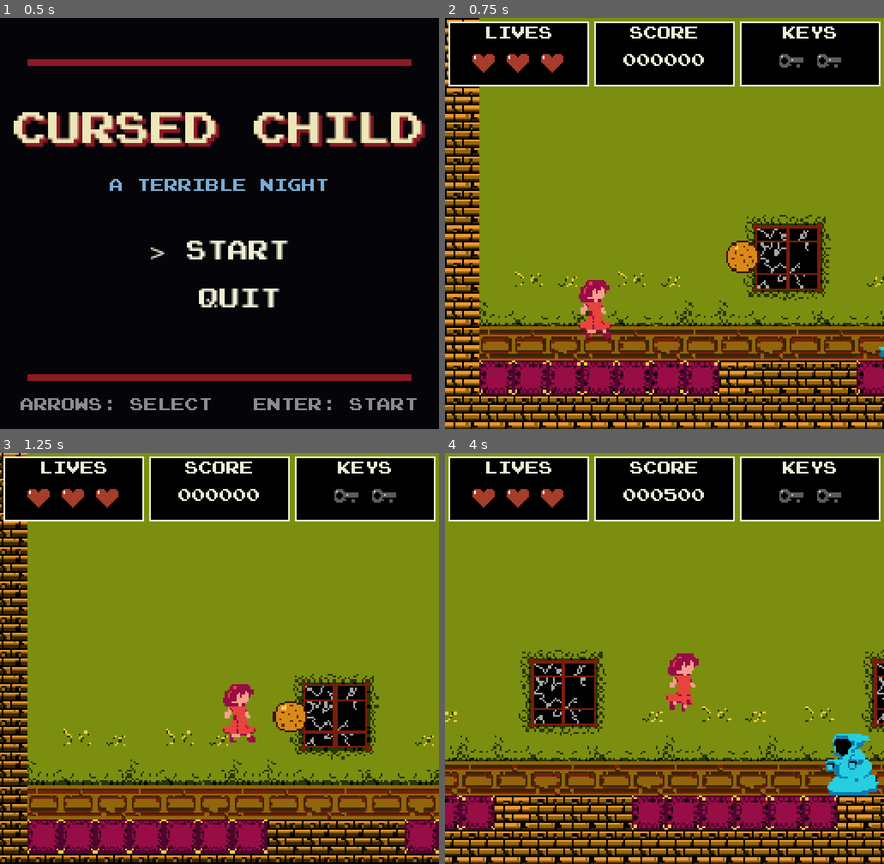
Above: before the commit, frames 1-4 (two rows, left to right).
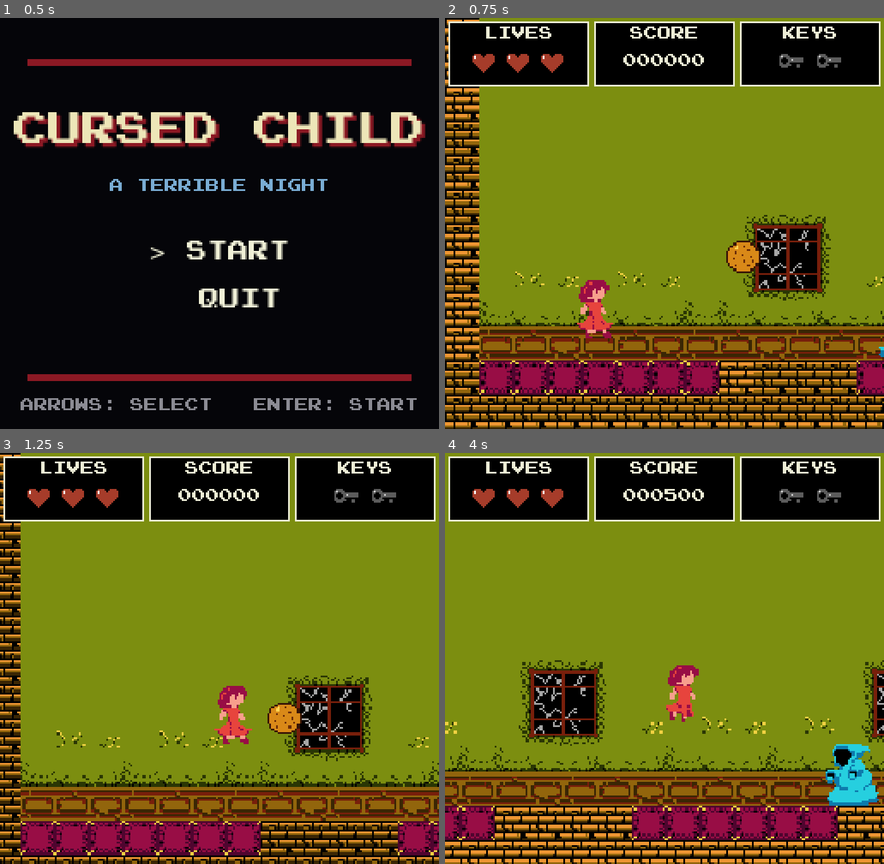
Above: after the commit, the same moments.

Repository: Nafa93/night-curse
Game: Godot game, scene res://scenes/Levels/MainMenu.tscn
Two runs of this game, one before a commit and one after it. Both use one fixed random seed, a clock stepped at 60 frames per second and the inputs below.
Inputs:
- Up to frame 1 (0.5 s): no input
- Up to frame 2 (0.75 s): tap Enter (start) at 0.5 s; hold Right (ui_right) from 0.53 s (still down); hold Enter (start) from 0.53 s (still down)
- Up to frame 3 (1.25 s): keep holding Right (ui_right); keep holding Enter (start); tap X (jump) at 0.77 s
- Up to frame 4 (4 s): release Enter (start) at 1.28 s; tap Z (attack) at 1.35 s; tap X (jump) at 1.52, 3.02, 3.77 s; tap Enter (start) at 1.55, 2.85 s; release Right (ui_right) at 2.03 s; hold Left (ui_left) 2.03-2.78 s; hold Enter (start) 2.03-2.78 s; tap Up (interact) at 2.1 s; hold Right (ui_right) from 2.78 s (still down); hold Enter (start) from 3.53 s (still down)

Frame 1 is identical in both runs. In frame 2, 1.3% of the frame differs, in the area x 0-100%, y 17-100%; in frame 3, 21%; in frame 4, 25%, in the area x 0-100%, y 47-100%.

Commit message:
added door

Diff:
--- a/scenes/Levels/SectionDoor.tscn
+++ b/scenes/Levels/SectionDoor.tscn
@@ -1,32 +1,59 @@
 [gd_scene format=3]
 
 [ext_resource type="Script" path="res://scripts/Levels/section_door.gd" id="1_script"]
-[ext_resource type="Texture2D" path="res://assets/Environment/section_door_16x48_sheet.png" id="2_texture"]
+[ext_resource type="Texture2D" uid="uid://bsmke6a5fmsbk" path="res://assets/Environment/doors-Sheet.png" id="2_texture"]
+[ext_resource type="TileSet" uid="uid://bpo6i70g5wglp" path="res://assets/Tilesets/tileset.tres" id="3_tileset"]
+[ext_resource type="Script" path="res://scripts/Levels/door_backdrop.gd" id="4_backdrop"]
 
 [sub_resource type="AtlasTexture" id="AtlasTexture_closed"]
 atlas = ExtResource("2_texture")
-region = Rect2(0, 0, 16, 48)
+region = Rect2(0, 0, 32, 48)
 
 [sub_resource type="AtlasTexture" id="AtlasTexture_opening_1"]
 atlas = ExtResource("2_texture")
-region = Rect2(16, 0, 16, 48)
+region = Rect2(32, 0, 32, 48)
 
 [sub_resource type="AtlasTexture" id="AtlasTexture_opening_2"]
 atlas = ExtResource("2_texture")
-region = Rect2(32, 0, 16, 48)
+region = Rect2(64, 0, 32, 48)
 
 [sub_resource type="AtlasTexture" id="AtlasTexture_open"]
 atlas = ExtResource("2_texture")
-region = Rect2(48, 0, 16, 48)
+region = Rect2(96, 0, 32, 48)
 
 [sub_resource type="SpriteFrames" id="SpriteFrames_door"]
 animations = [{
 "frames": [{
 "duration": 1.0,
+"texture": SubResource("AtlasTexture_open")
+}],
+"loop": false,
+"name": &"closed",
+"speed": 8.0
+}, {
+"frames": [{
+"duration": 1.0,
+"texture": SubResource("AtlasTexture_closed")
+}, {
+"duration": 1.0,
+"texture": SubResource("AtlasTexture_opening_1")
+}, {
+"duration": 1.0,
+"texture": SubResource("AtlasTexture_opening_2")
+}, {
+"duration": 1.0,
+"texture": SubResource("AtlasTexture_open")
+}],
+"loop": false,
+"name": &"closing",
+"speed": 8.0
+}, {
+"frames": [{
+"duration": 1.0,
 "texture": SubResource("AtlasTexture_closed")
 }],
 "loop": false,
-"name": &"closed",
+"name": &"open",
 "speed": 8.0
 }, {
 "frames": [{
@@ -43,31 +70,6 @@
 "texture": SubResource("AtlasTexture_closed")
 }],
 "loop": false,
-"name": &"closing",
-"speed": 8.0
-}, {
-"frames": [{
-"duration": 1.0,
-"texture": SubResource("AtlasTexture_open")
-}],
-"loop": false,
-"name": &"open",
-"speed": 8.0
-}, {
-"frames": [{
-"duration": 1.0,
-"texture": SubResource("AtlasTexture_closed")
-}, {
-"duration": 1.0,
-"texture": SubResource("AtlasTexture_opening_1")
-}, {
-"duration": 1.0,
-"texture": SubResource("AtlasTexture_opening_2")
-}, {
-"duration": 1.0,
-"texture": SubResource("AtlasTexture_open")
-}],
-"loop": false,
 "name": &"opening",
 "speed": 8.0
 }]
@@ -79,11 +81,27 @@
 size = Vector2(96, 56)
 
 [node name="SectionDoor" type="StaticBody2D"]
+z_index = 1
 collision_layer = 1
 collision_mask = 0
 script = ExtResource("1_script")
 
-[node name="AnimatedSprite2D" type="AnimatedSprite2D" parent="."]
+[node name="DoorBackdrop" type="TileMapLayer" parent="."]
+z_index = 2
+position = Vector2(-8, -24)
+collision_enabled = false
+tile_set = ExtResource("3_tileset")
+script = ExtResource("4_backdrop")
+
+[node name="LeftDoor" type="AnimatedSprite2D" parent="."]
+position = Vector2(-17, 0)
+texture_filter = 1
+sprite_frames = SubResource("SpriteFrames_door")
+animation = &"closed"
+flip_h = true
+
+[node name="RightDoor" type="AnimatedSprite2D" parent="."]
+position = Vector2(18, 0)
 texture_filter = 1
 sprite_frames = SubResource("SpriteFrames_door")
 animation = &"closed"
--- a/scripts/Characters/Player/player.gd
+++ b/scripts/Characters/Player/player.gd
@@ -70,6 +70,9 @@
 	is_crouching = false
 	_play_animation(&"Idle")
 
+func set_checkpoint(checkpoint_position: Vector2) -> void:
+	respawn_position = checkpoint_position
+
 func _physics_process(delta: float) -> void:
 	if is_respawning:
 		return
--- /dev/null
+++ b/scripts/Levels/door_backdrop.gd
@@ -0,0 +1,10 @@
+extends TileMapLayer
+
+@export var source_id := 0
+@export var atlas_coords := Vector2i(1, 1)
+@export var backdrop_size := Vector2i(1, 3)
+
+func _ready() -> void:
+	for y in range(backdrop_size.y):
+		for x in range(backdrop_size.x):
+			set_cell(Vector2i(x, y), source_id, atlas_coords)
--- a/scripts/Levels/first_level.gd
+++ b/scripts/Levels/first_level.gd
@@ -5,6 +5,8 @@
 const FLOATING_SCORE_SCENE := preload("res://scenes/Levels/FloatingScore.tscn")
 
 @export var camera_vertical_offset := -24.0
+@export var room_camera_transition_time := 0.9
+@export var room_camera_smoothing_speed := 3.0
 
 @onready var player: CharacterBody2D = $Player
 @onready var camera: Camera2D = $Player/Camera2D
@@ -21,9 +23,15 @@
 var is_game_over := false
 var points := 0
 var base_camera_zoom := Vector2.ONE
+var base_camera_smoothing_speed := 8.0
+var has_room_limit_left := false
+var has_room_limit_right := false
+var room_limit_left := 0.0
+var room_limit_right := 0.0
 
 func _ready() -> void:
 	_configure_camera()
+	_connect_section_doors()
 	player.lives_changed.connect(_on_player_lives_changed)
 	player.keys_changed.connect(_on_player_keys_changed)
 	player.game_over.connect(_on_player_game_over)
@@ -34,10 +42,17 @@
 
 func _configure_camera() -> void:
 	base_camera_zoom = camera.zoom
+	base_camera_smoothing_speed = camera.position_smoothing_speed
 	camera.position.y = camera_vertical_offset
+	camera.limit_smoothed = true
 	_update_camera_limits(regular_tile_map)
 
-func _update_camera_limits(world: TileMapLayer) -> void:
+func _connect_section_doors() -> void:
+	for node in find_children("*", "SectionDoor", true, false):
+		var door := node as SectionDoor
+		door.locked.connect(_on_section_door_locked.bind(door))
+
+func _update_camera_limits(world: TileMapLayer, reset_smoothing := true) -> void:
 	var world_bounds: Rect2 = _get_tilemap_bounds(world)
 	var viewport_size: Vector2 = get_viewport_rect().size
 	var minimum_zoom: float = maxf(
@@ -46,11 +61,19 @@
 	)
 	var target_zoom: float = maxf(base_camera_zoom.x, minimum_zoom)
 	camera.zoom = Vector2(target_zoom, target_zoom)
-	camera.limit_left = floori(world_bounds.position.x)
+	var left_limit := floori(world_bounds.position.x)
+	var right_limit := ceili(world_bounds.end.x)
+	if has_room_limit_left:
+		left_limit = floori(room_limit_left)
+	if has_room_limit_right:
+		right_limit = ceili(room_limit_right)
+
+	camera.limit_left = left_limit
 	camera.limit_top = floori(world_bounds.position.y)
-	camera.limit_right = ceili(world_bounds.end.x)
+	camera.limit_right = right_limit
 	camera.limit_bottom = ceili(world_bounds.end.y)
-	camera.reset_smoothing()
+	if reset_smoothing:
+		camera.reset_smoothing()
 
 func _get_tilemap_bounds(layer: TileMapLayer) -> Rect2:
 	var used_rect := layer.get_used_rect()
@@ -79,6 +102,33 @@
 func _switch_world() -> void:
 	is_otherside = not is_otherside
 	_apply_world_state()
+
+func _on_section_door_locked(door: SectionDoor) -> void:
+	if not door.creates_room_boundary or is_world_transitioning:
+		return
+
+	is_world_transitioning = true
+	player.prepare_for_world_transition()
+	player.set_physics_process(false)
+	camera.position_smoothing_speed = room_camera_smoothing_speed
+	_complete_room_transition(door)
+	await get_tree().create_timer(room_camera_transition_time).timeout
+	camera.position_smoothing_speed = base_camera_smoothing_speed
+	player.set_physics_process(true)
+	is_world_transitioning = false
+
+func _complete_room_transition(door: SectionDoor) -> void:
+	var crossing_direction := door.get_crossing_direction()
+	if crossing_direction > 0.0:
+		has_room_limit_left = true
+		room_limit_left = door.global_position.x
+	else:
+		has_room_limit_right = true
+		room_limit_right = door.global_position.x
+
+	var active_tile_map := otherside_tile_map if is_otherside else regular_tile_map
+	_update_camera_limits(active_tile_map, false)
+	player.set_checkpoint(door.get_checkpoint_position(player.global_position.y))
 
 func show_level_clear() -> void:
 	hud.show_message("LEVEL CLEAR")
--- a/scripts/Levels/section_door.gd
+++ b/scripts/Levels/section_door.gd
@@ -1,3 +1,4 @@
+class_name SectionDoor
 extends StaticBody2D
 
 signal opened
@@ -16,31 +17,38 @@
 @export var locks_after_crossing := true
 @export var starts_open := false
 @export var close_distance := 12.0
+@export var creates_room_boundary := true
+@export var checkpoint_distance := 32.0
 
-@onready var sprite: AnimatedSprite2D = $AnimatedSprite2D
+@onready var left_door: AnimatedSprite2D = $LeftDoor
+@onready var right_door: AnimatedSprite2D = $RightDoor
 @onready var collision_shape: CollisionShape2D = $CollisionShape2D
 @onready var detection_area: Area2D = $DetectionArea
 
 var _state := DoorState.CLOSED
 var _tracked_player: CharacterBody2D
+var _active_door: AnimatedSprite2D
+var _inactive_door: AnimatedSprite2D
 
 func _ready() -> void:
 	detection_area.body_entered.connect(_on_detection_body_entered)
 	detection_area.body_exited.connect(_on_detection_body_exited)
+	_configure_door_sides()
 
 	if starts_open:
 		_state = DoorState.OPEN
-		sprite.play(&"open")
+		_active_door.play(&"open")
 		_set_collision_enabled(false)
 	else:
-		sprite.play(&"closed")
+		_active_door.play(&"closed")
 		_set_collision_enabled(true)
+	_inactive_door.play(&"closed")
 
 func _physics_process(_delta: float) -> void:
 	if _state != DoorState.OPEN or not is_instance_valid(_tracked_player):
 		return
 
-	var crossing_direction := 1.0 if opens_from_left else -1.0
+	var crossing_direction := get_crossing_direction()
 	var distance_past_door := (
 		_tracked_player.global_position.x - global_position.x
 	) * crossing_direction
@@ -53,8 +61,8 @@
 		return
 
 	_state = DoorState.OPENING
-	sprite.play(&"opening")
-	await sprite.animation_finished
+	_active_door.play(&"opening")
+	await _active_door.animation_finished
 
 	if _state != DoorState.OPENING:
 		return
@@ -69,8 +77,8 @@
 
 	_state = DoorState.CLOSING
 	_set_collision_enabled(true)
-	sprite.play(&"closing")
-	await sprite.animation_finished
+	_active_door.play(&"closing")
+	await _active_door.animation_finished
 
 	if _state != DoorState.CLOSING:
 		return
@@ -85,7 +93,9 @@
 func reset_door() -> void:
 	_state = DoorState.CLOSED
 	_tracked_player = null
-	sprite.play(&"closed")
+	_configure_door_sides()
+	_active_door.play(&"closed")
+	_inactive_door.play(&"closed")
 	_set_collision_enabled(true)
 
 func is_open() -> bool:
@@ -94,11 +104,27 @@
 func is_locked() -> bool:
 	return _state == DoorState.LOCKED
 
+func get_crossing_direction() -> float:
+	return 1.0 if opens_from_left else -1.0
+
+func get_checkpoint_position(player_y: float) -> Vector2:
+	return Vector2(
+		global_position.x + get_crossing_direction() * checkpoint_distance,
+		player_y
+	)
+
+func get_active_door() -> AnimatedSprite2D:
+	return _active_door
+
+func _configure_door_sides() -> void:
+	_active_door = right_door if opens_from_left else left_door
+	_inactive_door = left_door if opens_from_left else right_door
+
 func _on_detection_body_entered(body: Node2D) -> void:
 	if _state != DoorState.CLOSED or not _is_player(body):
 		return
 
-	var crossing_direction := 1.0 if opens_from_left else -1.0
+	var crossing_direction := get_crossing_direction()
 	var approach_distance := (body.global_position.x - global_position.x) * crossing_direction
 	if approach_distance >= 0.0:
 		return
@@ -110,7 +136,7 @@
 	if body != _tracked_player or _state != DoorState.OPEN:
 		return
 
-	var crossing_direction := 1.0 if opens_from_left else -1.0
+	var crossing_direction := get_crossing_direction()
 	var exit_distance := (body.global_position.x - global_position.x) * crossing_direction
 	if exit_distance < 0.0:
 		close_door(false)
Binary file removed: assets/Environment/section_door_16x48_sheet.png
Not shown, removed: assets/Environment/section_door_16x48_sheet.png.import
Not shown, added: scripts/Levels/door_backdrop.gd.uid
